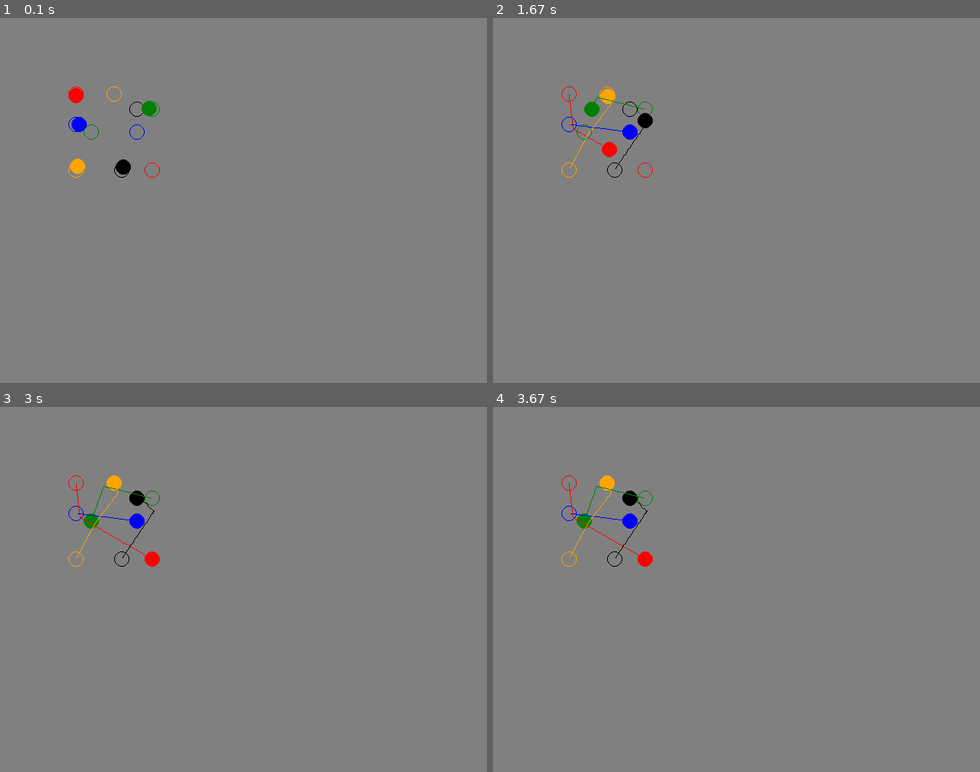
Above: before the commit, frames 1-4 (two rows, left to right).
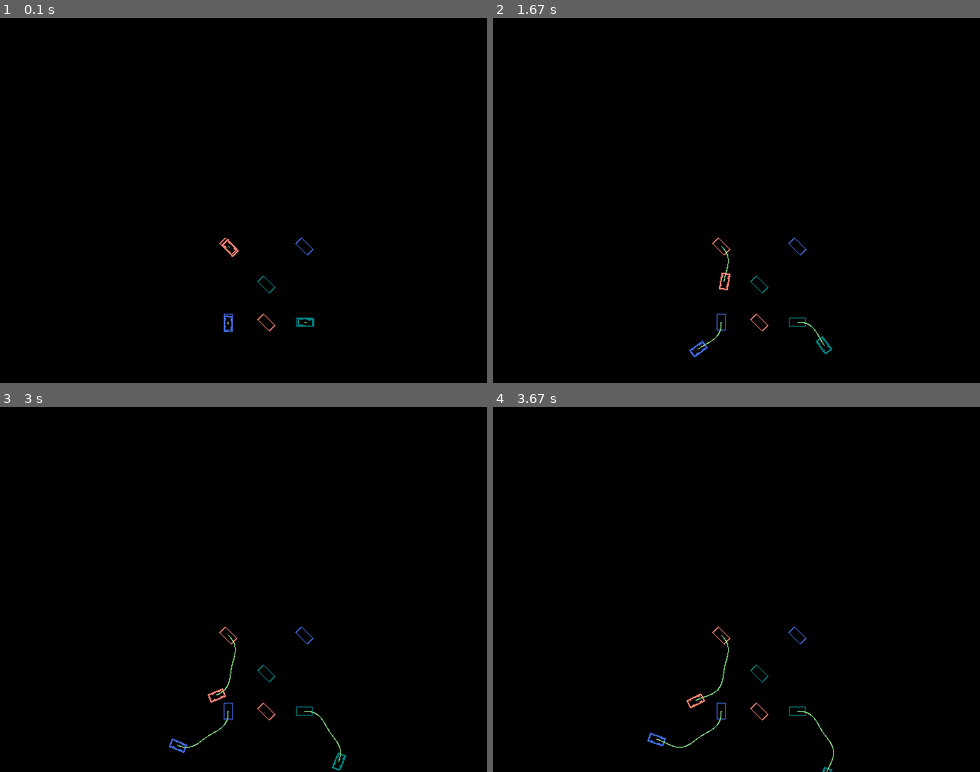
Above: after the commit, the same moments.

Repository: kentamt/mapf_playground
Game: pygame game, started from run_example.py
The game is run twice, just before and just after one commit, with the same random seed, the same clock (stepped at 60 frames per second) and the same inputs.
Inputs:
- Up to frame 1 (0.1 s): no input
- Up to frame 2 (1.67 s): no input
- Up to frame 3 (3 s): no input
- Up to frame 4 (3.67 s): no input

The runs differ from the first frame. In frame 1, 100% of the frame differs, in the area x 0-100%, y 0-100%; in frame 2, 100%; in frame 3, 100%; in frame 4, 100%.

Commit message:
using state

Diff:
--- /dev/null
+++ b/lib/robot_mod.py
@@ -0,0 +1,209 @@
+import uuid
+import numpy as np
+import matplotlib.colors as mcolors
+import random
+
+
+class State:
+    def __init__(self, x, y, yaw):
+        self.x = x
+        self.y = y
+        self.yaw = yaw
+
+
+class Robot:
+    def __init__(
+            self,
+            start,
+            goal,
+            speed,
+            radius,
+            max_speed,
+            default_v=None,
+            color=None,
+            label=None,
+    ):
+
+        self._radius = radius
+        self._max_speed = max_speed
+        self._arrived = True
+
+        # position
+        self._start = State(start[0], start[1], 0)
+        self._goal = State(goal[0], goal[1], 0)
+
+        # kinematics
+        if default_v is None:
+            vec = self.goal - self.start
+            default_v = (vec / np.linalg.norm(vec)) * speed
+
+        self._speed = np.linalg.norm(default_v)
+        yaw = np.arctan2(default_v[1], default_v[0])
+        self._state = State(start[0], start[1], yaw)
+
+        # check
+        d = np.linalg.norm(self.start - self.goal)
+        assert speed < d, "speed is too large."
+
+        # viz
+        if color is None:
+            self.color = random.choice(list(mcolors.cnames.keys()))
+        else:
+            self.color = color
+
+        if label is None:
+            self.label = uuid.uuid1()
+        else:
+            self.label = label
+
+
+    def __str__(self):
+        return self.label
+
+    def __repr__(self):
+        return self.label
+
+    def move(self, velocity, dt=1):
+        """
+        move a robot
+        velocity is 2d array, [vx, vy]
+        """
+
+        if not self.arrived:  # If the robot isn't moving, do nothing
+            return
+
+        self._state.yaw = np.arctan2(velocity[1], velocity[0])
+        self._speed = np.linalg.norm(velocity)
+
+        # Arrived
+        r_dist = np.linalg.norm(self.goal - self.position)
+        if r_dist <= self._speed * dt:
+            self._state = self._goal
+            self._arrived = True
+            self._speed = 0.0
+        # Not arrived
+        else:
+            self._state.x += velocity[0] * dt
+            self._state.y += velocity[1] * dt
+
+    @property
+    def start(self):
+        return np.array([self._start.x, self._start.y], dtype=np.float64)
+
+    @property
+    def goal(self):
+        return np.array([self._goal.x, self._goal.y], dtype=np.float64)
+
+    @property
+    def position(self):
+        return np.array([self._state.x, self._state.y], dtype=np.float64)
+
+    @property
+    def yaw(self):
+        return self._state.yaw
+
+    @property
+    def radius(self):
+        return self._radius
+
+    @property
+    def speed(self):
+        return self._speed
+
+    @property
+    def max_speed(self):
+        return self._max_speed
+
+    @property
+    def velocity(self):
+        return self._speed * np.array([np.cos(self._state.yaw),
+                                       np.sin(self._state.yaw)])
+
+        # return self._velocity
+
+    @property
+    def arrived(self):
+        return self._arrived
+
+
+class Car(Robot):
+    """
+    Nonholonomic car-like robot
+    wheelbase : wb
+
+    """
+
+    def __init__(
+            self,
+            start,
+            end,
+            speed,
+            radius,
+            wb,
+            max_speed,
+            default_v=None,
+            color=None,
+            label=None,
+    ):
+        super().__init__(
+            start[:2], end[:2], speed, radius, max_speed[0], default_v, color, label
+        )
+
+        # robot parameters
+        # for vis
+        self.length = 4.5  # [m]
+        self.width = 2.5  # [m]
+        self.backtowheel = 0.6  # [m]
+        self.wheel_len = 0.9  # [m]
+        self.wheel_width = 0.4  # [m]
+        self.tread = 0.8  # [m]
+
+        # for control
+        self.wb = wb  # [m]
+        self.max_steer = np.deg2rad(45.0)  # maximum steering angle [rad]
+        self.max_speed_f = max_speed[0]  # [m/s]
+        self.max_speed_b = max_speed[1]  # [m/s]
+
+        self.steer = 0
+        self._start.yaw = start[2]
+        self._goal.yaw = end[2]
+        self._state.yaw = start[2]
+
+    def move(self, u=None, dt=1):
+        """
+         move a robot and update its state
+         u[0] : acceleration
+         u[1] : yaw rate
+        """
+
+        # Check the current state
+        if not self.arrived:  # If the robot isn't moving, do nothing
+            return
+
+        # Check if we're close to the end point
+        r_d = np.linalg.norm(self.goal - self.position)
+        if r_d <= self._speed * dt:
+            self._state = self._goal
+            self._speed = 0
+            self._arrived = True
+
+        else:
+            # Move the robot according to the input
+            vx, vy = self._speed * np.array([np.cos(self._state.yaw),
+                                             np.sin(self._state.yaw)])
+            self._state.x += vx * dt
+            self._state.y += vy * dt
+            self._state.yaw += self._speed / self.wb * np.tan(u[1]) * dt
+
+            # Update V
+            self._speed += u[0] * dt
+            self._limit_speed()
+
+            # just for vis
+            self.steer = u[1]
+
+    def _limit_speed(self):
+        if self._speed > self.max_speed_f:
+            self._speed = self.max_speed_f
+        if self._speed < self.max_speed_b:
+            self._speed = self.max_speed_b
--- a/pygame_animation.py
+++ b/pygame_animation.py
@@ -1,7 +1,7 @@
 import pygame
 import math
 import numpy as np
-from lib.robot import Robot, Car
+from lib.robot_mod import Robot, Car
 from matplotlib import colors as mcolors
 
 colors = dict(mcolors.BASE_COLORS, **mcolors.CSS4_COLORS)
@@ -39,7 +39,7 @@
         # Colors
         self.color = color_dict
 
-        self.scale = 10
+        self.scale = 5
 
     def quit(self):
         pygame.quit()
@@ -52,7 +52,7 @@
         return run
 
     def update_robots(self, robots, trajectories=None):
-        self.win.fill(self.color["gray"])
+        self.win.fill(self.color["darkblue"])
 
         for r in robots:
             rr = self.meter_to_pixel(r.radius)
@@ -80,10 +80,12 @@
         pygame.display.flip()
 
     def update_cars(self, robots, trajectories=None):
-        self.win.fill(self.color["gray"])
+        self.win.fill(self.color["black"])
 
         for r in robots:
             self.draw_car(r)
+            self.draw_start(r)
+            self.draw_goal(r)
 
         for traj in trajectories.values():
             for i, (x1, y1) in enumerate(traj):
@@ -109,6 +111,7 @@
         pygame.draw.circle(self.win, self.color[r.color], (x, y), radius, width=0)
 
     def draw_car(self, r: Car):
+        # spec
         CAR_LENGTH = self.meter_to_pixel(r.length)
         CAR_WIDTH = self.meter_to_pixel(r.width)
         WHEEL_LEN = self.meter_to_pixel(r.wheel_len)
@@ -117,14 +120,15 @@
         TREAD = self.meter_to_pixel(r.tread)
         WB = self.meter_to_pixel(r.wb)
 
+        # body
         x = self.meter_to_pixel(r.position[0])
         y = self.meter_to_pixel(r.position[1])
-        yaw = -np.degrees(r._yaw)
+        yaw = -np.degrees(r.yaw)
         car_rect = pygame.Rect(0, 0, CAR_LENGTH, CAR_WIDTH)
         car_image = pygame.Surface((CAR_LENGTH, CAR_WIDTH), pygame.SRCALPHA)
         pygame.draw.rect(car_image, self.color[r.color], car_rect, width=2)
 
-        # REAR
+        # Rear wheels
         rr_wheel = pygame.Rect(BACKTOWHEEL, WHEEL_WIDTH / 2.0, WHEEL_LEN, WHEEL_WIDTH)
         rl_wheel = pygame.Rect(
             BACKTOWHEEL,
@@ -132,10 +136,10 @@
             WHEEL_LEN,
             WHEEL_WIDTH,
         )
-        pygame.draw.rect(car_image, self.color["black"], rr_wheel, width=1)
-        pygame.draw.rect(car_image, self.color["black"], rl_wheel, width=1)
-
-        # FRONT
+        pygame.draw.rect(car_image, self.color[r.color], rr_wheel, width=1)
+        pygame.draw.rect(car_image, self.color[r.color], rl_wheel, width=1)
+
+        # Front wheels
         fr_wheel_rect = pygame.Rect(
             BACKTOWHEEL + WB, WHEEL_WIDTH / 2.0, WHEEL_LEN, WHEEL_WIDTH
         )
@@ -149,10 +153,10 @@
         fr_wheel_image = pygame.Surface((WHEEL_LEN, WHEEL_WIDTH), pygame.SRCALPHA)
         fl_wheel_image = pygame.Surface((WHEEL_LEN, WHEEL_WIDTH), pygame.SRCALPHA)
         pygame.draw.rect(
-            fr_wheel_image, self.color["black"], (0, 0, WHEEL_LEN, WHEEL_WIDTH), width=1
+            fr_wheel_image, self.color[r.color], (0, 0, WHEEL_LEN, WHEEL_WIDTH), width=1
         )
         pygame.draw.rect(
-            fl_wheel_image, self.color["black"], (0, 0, WHEEL_LEN, WHEEL_WIDTH), width=1
+            fl_wheel_image, self.color[r.color], (0, 0, WHEEL_LEN, WHEEL_WIDTH), width=1
         )
         rotated_fr_wheel = pygame.transform.rotate(
             fr_wheel_image, -math.degrees(r.steer)
@@ -166,3 +170,39 @@
         rect = rotated_image.get_rect(center=(x, y))
 
         self.win.blit(rotated_image, rect.topleft)
+
+    def draw_start(self, r: Car):
+        # spec
+        CAR_LENGTH = self.meter_to_pixel(r.length)
+        CAR_WIDTH = self.meter_to_pixel(r.width)
+
+        # body
+        x = self.meter_to_pixel(r.start[0])
+        y = self.meter_to_pixel(r.start[1])
+        yaw = -np.degrees(r._start.yaw)
+        car_rect = pygame.Rect(0, 0, CAR_LENGTH, CAR_WIDTH)
+        car_image = pygame.Surface((CAR_LENGTH, CAR_WIDTH), pygame.SRCALPHA)
+        pygame.draw.rect(car_image, self.color[r.color], car_rect, width=1)
+
+        rotated_image = pygame.transform.rotate(car_image, yaw)
+        rect = rotated_image.get_rect(center=(x, y))
+
+        self.win.blit(rotated_image, rect.topleft)
+
+    def draw_goal(self, r: Car):
+        # spec
+        CAR_LENGTH = self.meter_to_pixel(r.length)
+        CAR_WIDTH = self.meter_to_pixel(r.width)
+
+        # body
+        x = self.meter_to_pixel(r.goal[0])
+        y = self.meter_to_pixel(r.goal[1])
+        yaw = -np.degrees(r._goal.yaw)
+        car_rect = pygame.Rect(0, 0, CAR_LENGTH, CAR_WIDTH)
+        car_image = pygame.Surface((CAR_LENGTH, CAR_WIDTH), pygame.SRCALPHA)
+        pygame.draw.rect(car_image, self.color[r.color], car_rect, width=1)
+
+        rotated_image = pygame.transform.rotate(car_image, yaw)
+        rect = rotated_image.get_rect(center=(x, y))
+
+        self.win.blit(rotated_image, rect.topleft)
--- a/run_example.py
+++ b/run_example.py
@@ -1,19 +1,18 @@
 import sys
 import numpy as np
-from lib.robot import Car, Robot
+from lib.robot_mod import Car, Robot
 from lib.vo import VelocityObstacle
 from pygame_animation import Screen
 
 
 def acceleration(frame):
     velocity = 40  # [m/s]
-    return velocity * np.cos(np.radians(5 * frame % 360))
+    return velocity # * np.cos(np.radians(5 * frame % 360))
 
 
 def steering_angle(frame):
     steer_ang_deg = 10  # [deg]
     return np.radians(steer_ang_deg) + 0.3 * np.sin(np.radians(3 * frame % 360))
-
 
 def main_car():
     screen = Screen()
@@ -44,6 +43,7 @@
 
         # draw
         screen.update_cars(robots, trajectories)
+
 
         frame += 1
 
@@ -192,33 +192,33 @@
 
 def init_cars():
     robot_a = Car(
-        start=(10, 10, np.radians(45)),
-        end=(30, 30),
+        start=(60, 60, np.radians(45)),
+        end=(70, 80, np.radians(45)),
         speed=10,
         radius=3.6,
         wb=2.3,
         max_speed=[10, -3],
-        color="red",
+        color="salmon",
         label="RobotA",
     )
     robot_b = Car(
-        start=(30, 30, np.radians(0)),
-        end=(10, 10),
+        start=(80, 80, np.radians(0)),
+        end=(70, 70, np.radians(45)),
         speed=10,
         radius=3.6,
         wb=2.3,
         max_speed=[10, -3],
-        color="green",
+        color="teal",
         label="RobotB",
     )
     robot_c = Car(
-        start=(10, 30, np.radians(90)),
-        end=(30, 10),
+        start=(60, 80, np.radians(90)),
+        end=(80, 60, np.radians(45)),
         speed=10,
         radius=3.6,
         wb=2.3,
         max_speed=[10, -3],
-        color="blue",
+        color="royalblue",
         label="RobotC",
     )
     robots = [robot_a, robot_b, robot_c]
@@ -226,5 +226,5 @@
 
 
 if __name__ == "__main__":
-    # main_car()
-    main_robots()
+    main_car()
+    # main_robots()
--- a/vo_2_robots_exp.py
+++ b/vo_2_robots_exp.py
@@ -5,7 +5,7 @@
 import matplotlib.patches as patches
 
 from lib.vo import VelocityObstacle
-from lib.robot import Robot
+from lib.robot_mod import Robot
 
 matplotlib.use("TkAgg")
 
